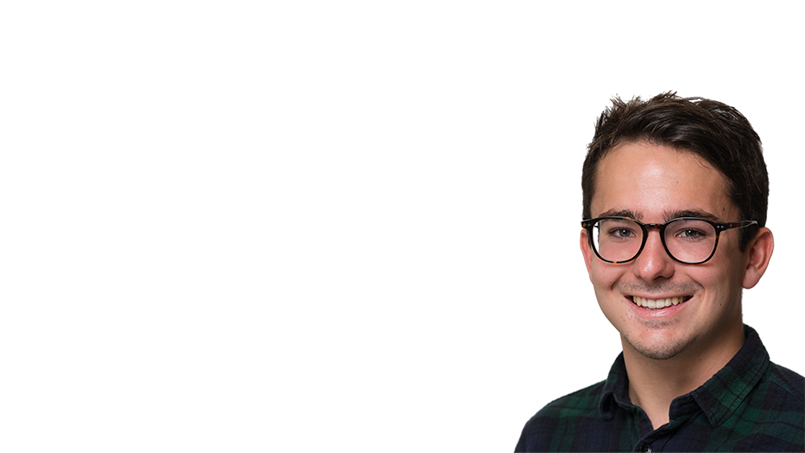
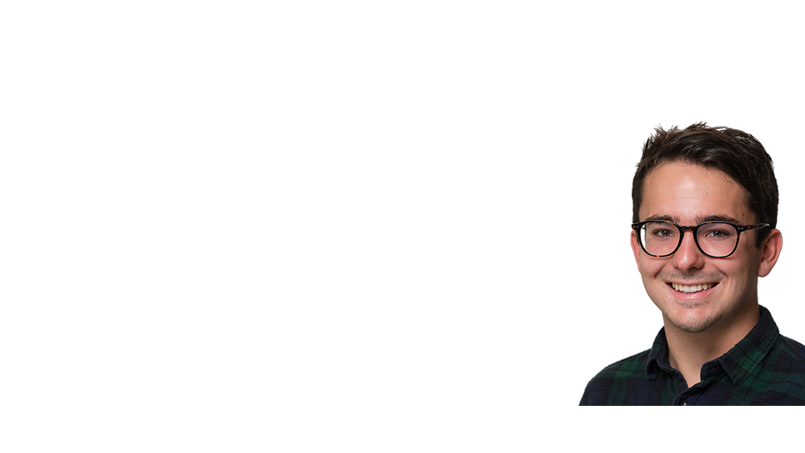
Layered file, before and after one edit (805 x 453). Changes by layer:
removed layer "Layer 0 copy" over [513, 90, 805, 453]
added layer "original" above "edited" over [578, 121, 805, 406]
